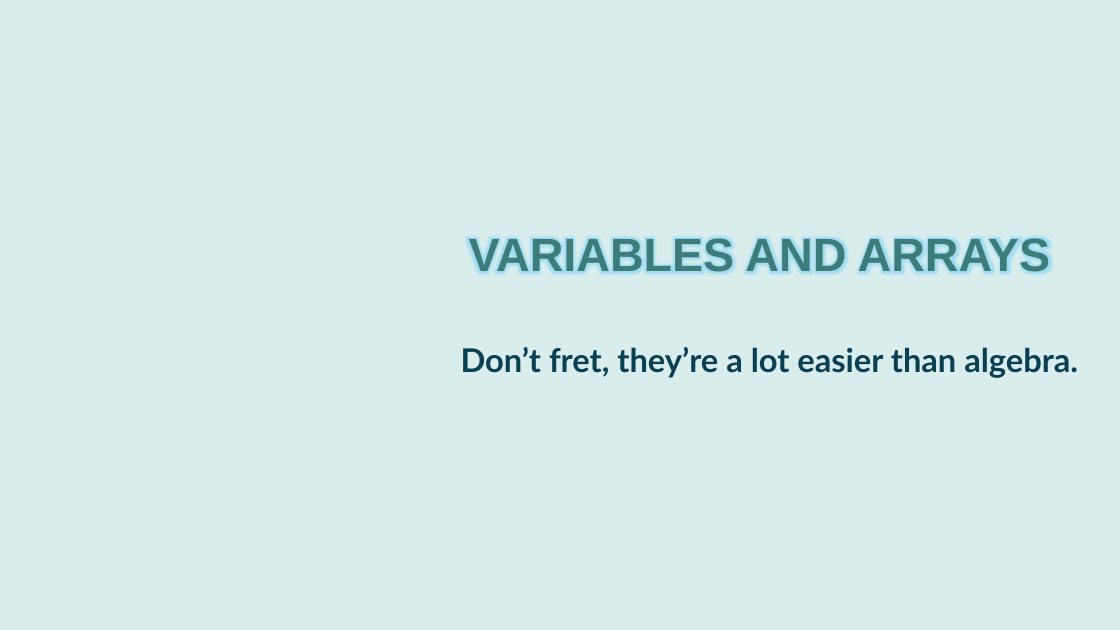
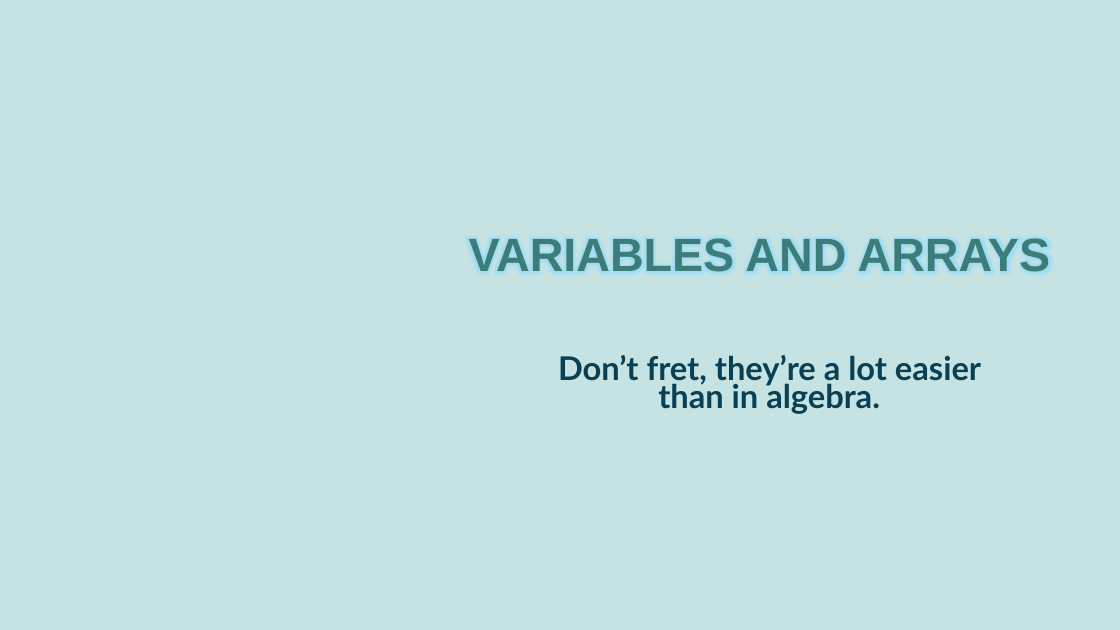
Before and after one commit to AlmightyHairball/RobotJavaClass2024, a slide deck: slide 6 of Presentation/Part-1.pptx. Drawn at 1120x630 pixels with LibreOffice and Linux fonts; fonts in the diff are those of the drawing; background and template pictures are left out. Boxes give left, top, right and bottom in pixels: in the first picture for what was removed or moved away, otherwise in the second. Text is boxed around its words. In the diff, an @@ line names an element or a change of style, - is before the commit and + after.

```diff
--- a/Presentation/Part-1.pptx
+++ b/Presentation/Part-1.pptx
@@ background #D9EDEC to #C5E3E3 @@
@@ text at (558,355,981,414): text changed @@
-Don’t fret, they’re a lot easier than algebra.
+Don’t fret, they’re a lot easier than in algebra.
```
Also in this commit, not shown: 4 other slides changed, 2 slides added, 2 slides removed.
